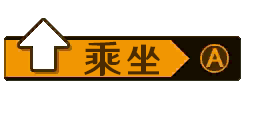
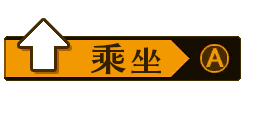
Layered file, before and after one edit (256 x 128). Changes by layer:
painted on "坐" over (x1=127, y1=44, x2=161, y2=75)
painted on "乘" over (x1=84, y1=41, x2=126, y2=76)
added layer "图层 2" above "图层 1" over (x1=84, y1=40, x2=161, y2=76)
painted on "图层 1" over (x1=4, y1=18, x2=241, y2=81)
